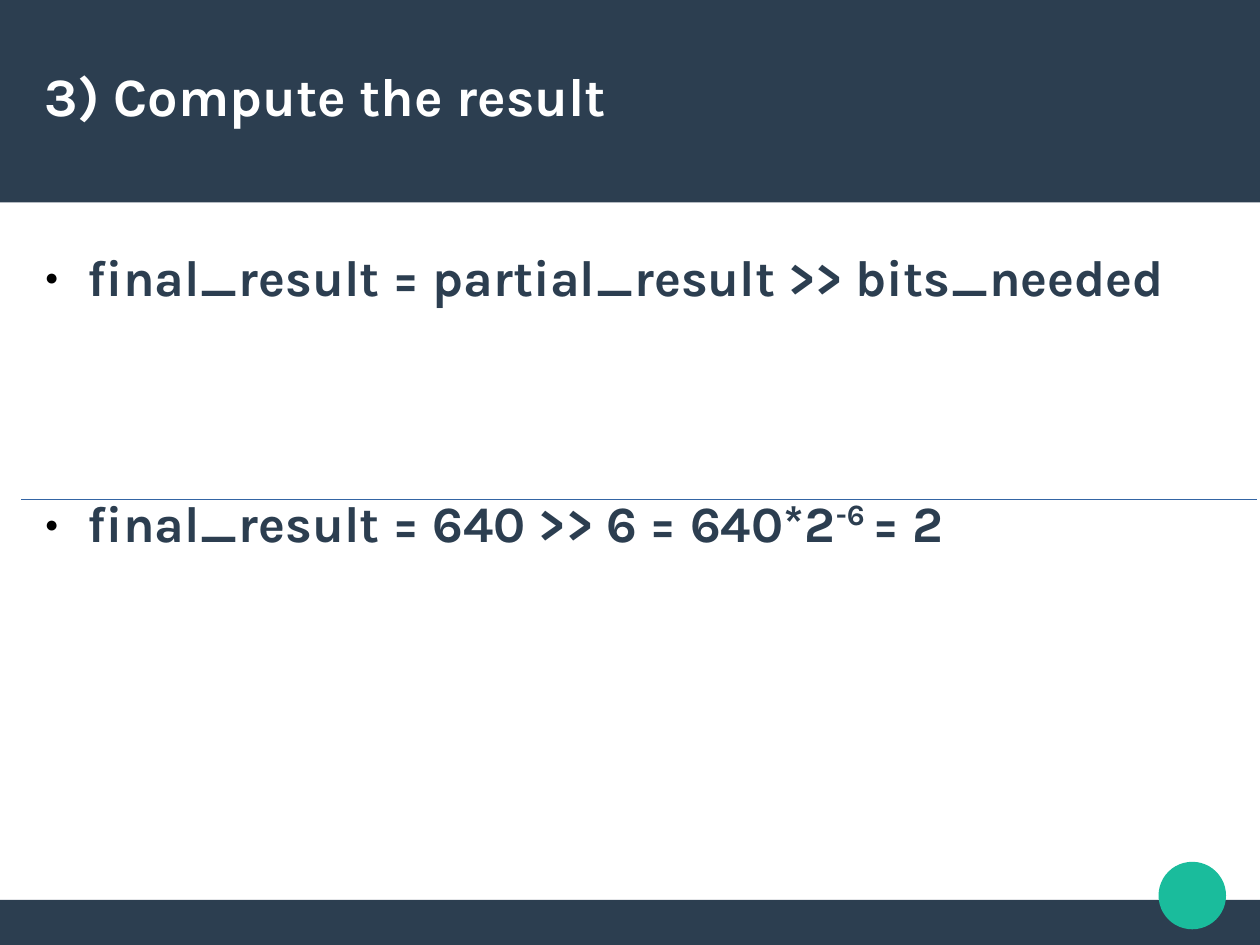
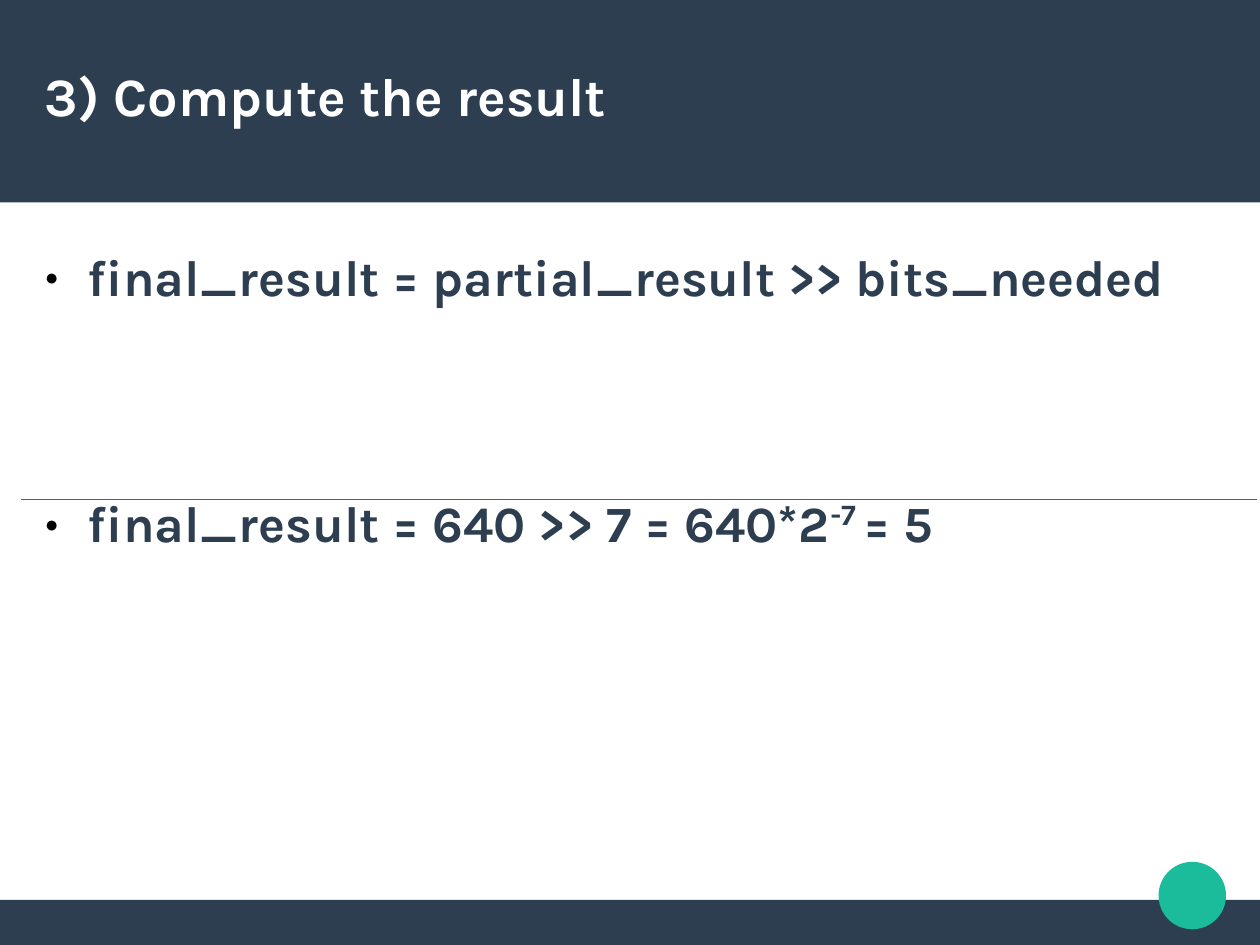
Before and after one commit to fusiled/dsdmProject, a slide deck: slide 6 of slides/slides3.odp (slide 5 before the commit). Drawn at 1260x945 pixels with LibreOffice and Linux fonts; fonts in the diff are those of the drawing. Boxes give left, top, right and bottom in pixels: in the first picture for what was removed or moved away, otherwise in the second. Text is boxed around its words. In the diff, an @@ line names an element or a change of style, - is before the commit and + after.

```diff
--- a/slides/slides3.odp
+++ b/slides/slides3.odp
@@ text at (88,499,933,543): text changed @@
-● final_result = 640 >> 6 = 640*2-6 = 2
+● final_result = 640 >> 7 = 640*2-7 = 5
```
Also in this commit, not shown: 1 slide added, 1 other file.
